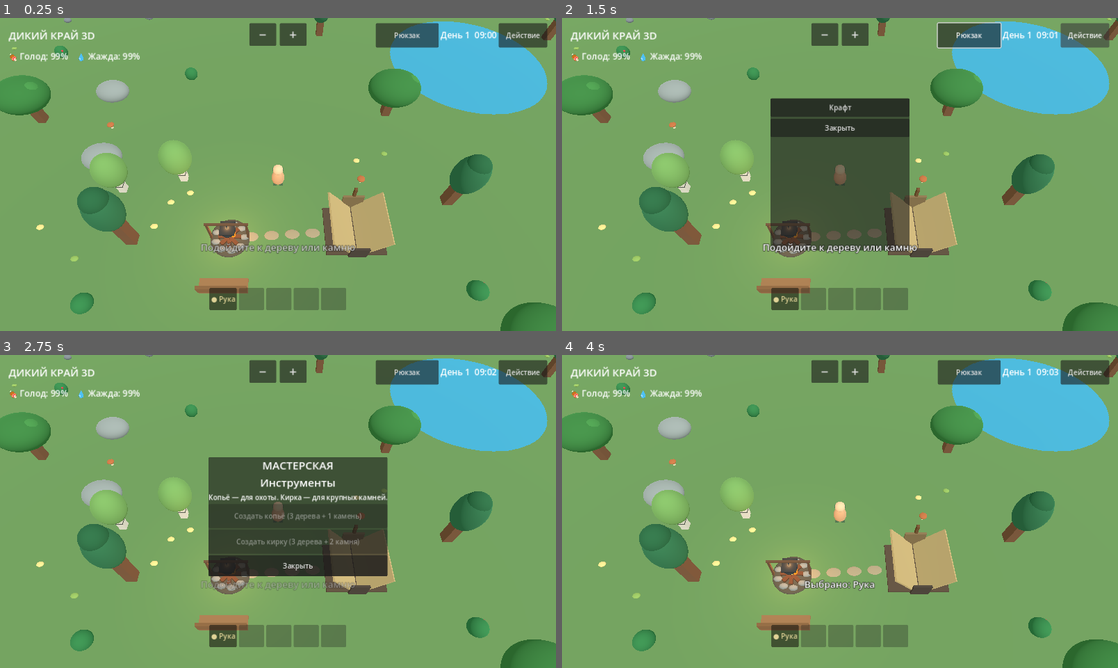
Above: before the commit, frames 1-4 (two rows, left to right).
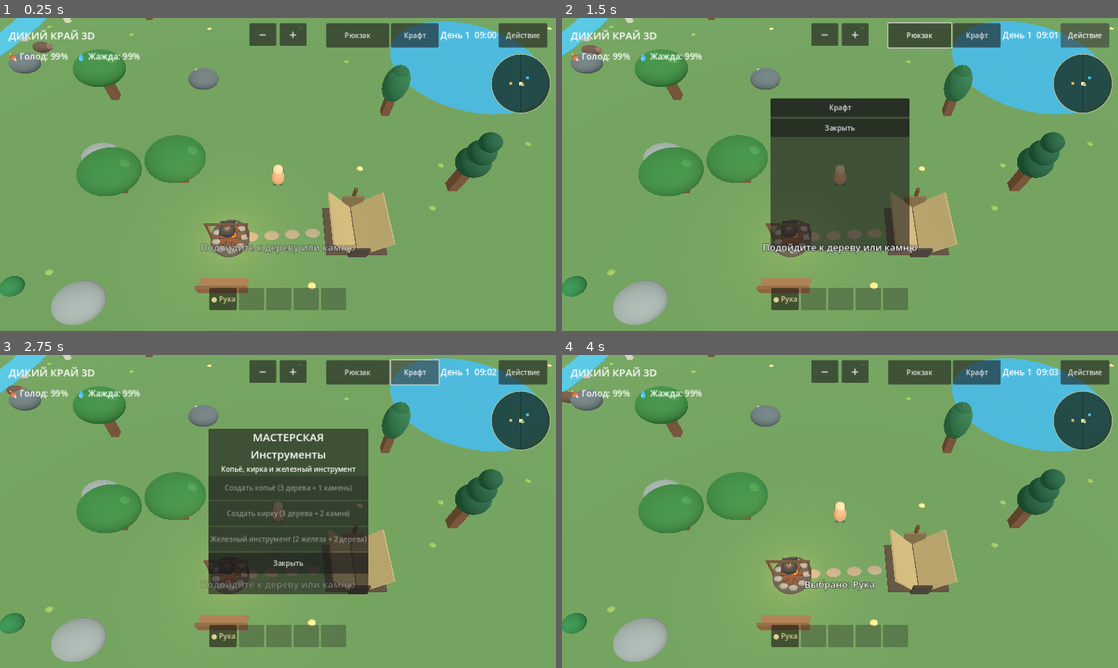
Above: after the commit, the same moments.

Repository: hjz2tz7cgv-ctrl/DikiyKrayGodot
Game: Godot game, scene res://scenes/main.tscn
The game is run twice, just before and just after one commit, with the same random seed, the same clock (stepped at 60 frames per second) and the same inputs.
Inputs:
- Up to frame 1 (0.25 s): no input
- Up to frame 2 (1.5 s): click "Рюкзак" at 0.5 s; click "Действие" at 1.25 s
- Up to frame 3 (2.75 s): click "Крафт" at 2 s
- Up to frame 4 (4 s): click "● Рука" at 2.75 s; click "Закрыть" at 3.5 s

The runs differ from the first frame. In frame 1, 14% of the frame differs, in the area x 0-100%, y 0-100%; in frame 2, 15%; in frame 3, 22%; in frame 4, 14%.

Commit message:
Add files via upload

Diff:
--- a/scripts/main.gd
+++ b/scripts/main.gd
@@ -35,13 +35,18 @@
 var drops: Array[Dictionary] = []
 var animals: Array[Dictionary] = []
 var scenery: Array[Node3D] = []
-var inventory := {"wood": 0, "stone": 0, "berry": 0, "meat": 0, "hide": 0, "mushroom": 0, "cooked_meat": 0}
+var inventory := {"wood": 0, "stone": 0, "berry": 0, "meat": 0, "hide": 0, "mushroom": 0, "cooked_meat": 0, "iron": 0, "silver": 0, "gold": 0}
 var hunger := 100.0
 var thirst := 100.0
 var survival_label: Label
 var survival_buttons: Array[Button] = []
 var has_spear := false
 var has_pickaxe := false
+var has_iron_tool := false
+var iron_recipe_button: Button
+var minimap: Control
+var minimap_dots: Array[Control] = []
+var stream_points: Array[Vector2] = []
 # Панель быстрого доступа: инструменты остаются собственностью игрока,
 # но выбираются здесь, без открытия рюкзака.
 var equipped_tool := "hand"
@@ -117,11 +122,13 @@
 func _ready() -> void:
     rng.seed = 20261017
     _create_world()
+    _create_stream_and_hills()
     _create_tent()
     _create_camp()
     _create_player()
     _create_camera()
     _create_resources()
+    _create_ore()
     _create_scenery()
     _create_animals()
     _create_ui()
@@ -175,6 +182,66 @@
     env.environment = e
     sky_environment = e
     add_child(env)
+
+func _stream_center_x(z: float) -> float:
+    return -25.0 + sin(z * 0.105) * 5.0 + sin(z * 0.24) * 1.8
+
+func _is_stream(pos: Vector2, margin: float = 0.0) -> bool:
+    return absf(pos.x - _stream_center_x(pos.y)) < 1.65 + margin and absf(pos.y) < 56.0
+
+func _create_stream_and_hills() -> void:
+    # Извилистый ручей из коротких плоских сегментов. Вода не требует шейдеров.
+    for i in range(56):
+        var z := -55.0 + float(i) * 2.0
+        var x := _stream_center_x(z)
+        var next_x := _stream_center_x(z + 2.0)
+        var direction := Vector2(next_x - x, 2.0)
+        var section := Node3D.new()
+        section.position = Vector3(x, -0.035, z + 1.0)
+        section.rotation.y = atan2(direction.x, direction.y)
+        add_child(section)
+        _mesh_box(section, Vector3(3.25, 0.045, 2.25), Vector3.ZERO, Color("48a8c4"))
+        if i % 3 == 0:
+            _mesh_sphere(section, 0.42, Vector3(-2.05, 0.18, 0), Color("939b92"), Vector3(1.5, 0.42, 0.8))
+            _mesh_sphere(section, 0.35, Vector3(2.05, 0.15, 0), Color("a2a69b"), Vector3(1.4, 0.45, 0.9))
+        stream_points.append(Vector2(x, z))
+    # Невысокие холмы и скальные выступы по краям карты.
+    for i in range(19):
+        var pos := Vector2(rng.randf_range(-56.0, 56.0), rng.randf_range(-56.0, 56.0))
+        if pos.length() < 16.0 or _is_lake(pos, 5.0) or _is_stream(pos, 5.0):
+            continue
+        var hill := Node3D.new()
+        hill.position = Vector3(pos.x, -0.1, pos.y)
+        add_child(hill)
+        var radius := rng.randf_range(2.2, 4.5)
+        _mesh_sphere(hill, radius, Vector3(0, 0.05, 0), Color("668956"), Vector3(1.45, 0.34, 1.1))
+        if i % 2 == 0:
+            _mesh_sphere(hill, radius * 0.57, Vector3(radius * 0.28, radius * 0.25, 0), Color("7d8580"), Vector3(1.1, 0.65, 0.9))
+        obstacles.append({"pos": pos, "radius": radius * 0.72, "node": hill})
+
+func _create_ore() -> void:
+    var types := ["iron", "silver", "gold"]
+    var colors := [Color("9c6b51"), Color("c1c8d0"), Color("d5ad3b")]
+    for i in range(30):
+        var kind: String = types[0] if i < 18 else types[1] if i < 26 else types[2]
+        var pos := Vector2.ZERO
+        var found := false
+        for attempt in range(100):
+            pos = _random_land_pos(55.0)
+            if _can_place(pos, 1.1) and (kind != "gold" or _is_stream(pos, 8.0)):
+                found = true
+                break
+        if not found:
+            continue
+        var ore := Node3D.new()
+        ore.position = Vector3(pos.x, 0, pos.y)
+        add_child(ore)
+        _mesh_sphere(ore, 1.1, Vector3(0, 0.62, 0), Color("626d70"), Vector3(1.2, 0.72, 1.0))
+        var color: Color = colors[types.find(kind)]
+        for j in range(5):
+            _mesh_sphere(ore, 0.23, Vector3(rng.randf_range(-0.65, 0.65), rng.randf_range(0.6, 1.05), rng.randf_range(-0.6, 0.6)), color)
+        obstacles.append({"pos": pos, "radius": 0.95, "node": ore})
+        resources.append({"kind": kind, "pos": pos, "node": ore, "duration": 6.0, "large": true, "alive": true})
 
 func _create_tent() -> void:
     # Палатка на стартовой поляне. Простая геометрия для WebGL/iPhone.
@@ -360,7 +427,7 @@
     return pos.distance_to(LAKE_CENTER) < LAKE_RADIUS + margin
 
 func _can_place(pos: Vector2, radius: float) -> bool:
-    if _is_lake(pos, radius + 0.3):
+    if _is_lake(pos, radius + 0.3) or _is_stream(pos, radius + 0.3):
         return false
     if pos.length() < 3.3 or pos.distance_to(TENT_POS) < radius + 3.5 or pos.distance_to(FIRE_POS) < radius + 3.2 or pos.distance_to(BENCH_POS) < radius + 2.4:
         return false
@@ -442,7 +509,7 @@
     # Небольшие декоративные поляны и цветы, не блокирующие движение.
     for i in range(95):
         var pos := _random_land_pos()
-        if _is_lake(pos, 0.5) or pos.length() < 3.0:
+        if _is_lake(pos, 0.5) or _is_stream(pos, 0.5) or pos.length() < 3.0:
             continue
         var tuft := Node3D.new()
         tuft.position = Vector3(pos.x, 0, pos.y)
@@ -539,7 +606,7 @@
     craft_button.text = "Крафт"
     craft_button.custom_minimum_size = Vector2(110, 56)
     craft_button.pressed.connect(_toggle_craft)
-    craft_button.visible = false
+    craft_button.visible = true
     top.add_child(craft_button)
     time_label = Label.new()
     time_label.add_theme_font_size_override("font_size", 20)
@@ -664,6 +731,7 @@
         quickbar.add_child(tool_button)
         quickbar_buttons[tool_id] = tool_button
     _refresh_quickbar()
+    _create_minimap(root)
     action_menu = PanelContainer.new()
     root.add_child(action_menu)
     action_menu.set_anchors_preset(Control.PRESET_CENTER)
@@ -685,8 +753,8 @@
     craft_panel.set_anchors_preset(Control.PRESET_CENTER)
     craft_panel.offset_left = -160
     craft_panel.offset_right = 160
-    craft_panel.offset_top = -125
-    craft_panel.offset_bottom = 125
+    craft_panel.offset_top = -190
+    craft_panel.offset_bottom = 190
     craft_panel.visible = false
     var craft_col := VBoxContainer.new()
     craft_panel.add_child(craft_col)
@@ -696,7 +764,7 @@
     craft_title.add_theme_font_size_override("font_size", 25)
     craft_col.add_child(craft_title)
     var craft_description := Label.new()
-    craft_description.text = "Копьё — для охоты. Кирка — для крупных камней."
+    craft_description.text = "Копьё, кирка и железный инструмент"
     craft_description.horizontal_alignment = HORIZONTAL_ALIGNMENT_CENTER
     craft_col.add_child(craft_description)
     craft_recipe_button = Button.new()
@@ -707,6 +775,10 @@
     pickaxe_recipe_button.custom_minimum_size.y = 55
     pickaxe_recipe_button.pressed.connect(_craft_pickaxe)
     craft_col.add_child(pickaxe_recipe_button)
+    iron_recipe_button = Button.new()
+    iron_recipe_button.custom_minimum_size.y = 55
+    iron_recipe_button.pressed.connect(_craft_iron_tool)
+    craft_col.add_child(iron_recipe_button)
     var craft_close := Button.new()
     craft_close.text = "Закрыть"
     craft_close.custom_minimum_size.y = 48
@@ -741,6 +813,63 @@
     sleep_fade.mouse_filter = Control.MOUSE_FILTER_IGNORE
     root.add_child(sleep_fade)
 
+func _create_minimap(root: Control) -> void:
+    # Круглая карта справа сверху. Точки не перехватывают касания.
+    minimap = Control.new()
+    minimap.set_anchors_preset(Control.PRESET_TOP_RIGHT)
+    minimap.offset_left = -150.0
+    minimap.offset_right = -12.0
+    minimap.offset_top = 82.0
+    minimap.offset_bottom = 220.0
+    minimap.mouse_filter = Control.MOUSE_FILTER_IGNORE
+    root.add_child(minimap)
+    var disc := Panel.new()
+    disc.position = Vector2.ZERO
+    disc.size = Vector2(138, 138)
+    disc.mouse_filter = Control.MOUSE_FILTER_IGNORE
+    var style := StyleBoxFlat.new()
+    style.bg_color = Color(0.10, 0.20, 0.16, 0.82)
+    style.corner_radius_top_left = 69
+    style.corner_radius_top_right = 69
+    style.corner_radius_bottom_left = 69
+    style.corner_radius_bottom_right = 69
+    style.border_width_left = 2
+    style.border_width_right = 2
+    style.border_width_top = 2
+    style.border_width_bottom = 2
+    style.border_color = Color("a6bd9c")
+    disc.add_theme_stylebox_override("panel", style)
+    minimap.add_child(disc)
+    # Маркеры создаются один раз и перемещаются при обновлении.
+    for i in range(4):
+        var dot := ColorRect.new()
+        dot.size = Vector2(8, 8) if i == 0 else Vector2(6, 6)
+        dot.color = Color("fff1a4") if i == 0 else Color("c8b180") if i == 1 else Color("4cb7d7") if i == 2 else Color("d9ad62")
+        dot.mouse_filter = Control.MOUSE_FILTER_IGNORE
+        minimap.add_child(dot)
+        minimap_dots.append(dot)
+    _update_minimap()
+
+func _update_minimap() -> void:
+    if minimap == null or player == null or minimap_dots.size() < 4:
+        return
+    var positions := [Vector2(player.position.x, player.position.z), TENT_POS, LAKE_CENTER, Vector2(_stream_center_x(0.0), 0.0)]
+    for i in range(4):
+        var point: Vector2 = positions[i]
+        minimap_dots[i].position = Vector2(69, 69) + point * 0.91 - minimap_dots[i].size * 0.5
+
+func _craft_iron_tool() -> void:
+    if has_iron_tool:
+        status_message = "Железный инструмент уже изготовлен"
+    elif inventory["iron"] >= 2 and inventory["wood"] >= 2:
+        inventory["iron"] -= 2
+        inventory["wood"] -= 2
+        has_iron_tool = true
+        status_message = "Железная кирка готова: руда добывается быстрее"
+    else:
+        status_message = "Нужно 2 железа и 2 дерева"
+    _update_ui()
+
 func _toggle_craft() -> void:
     craft_panel.visible = not craft_panel.visible
     if craft_panel.visible:
@@ -781,7 +910,7 @@
         var button: Button = quickbar_buttons[slot_ids[slot_index]]
         if slot_index < owned_tools.size():
             var tool_id: String = owned_tools[slot_index]
-            button.text = ("● " if equipped_tool == tool_id else "") + str(labels[tool_id])
+            button.text = ("● " if equipped_tool == tool_id else "") + ("Жел. кирка" if tool_id == "pickaxe" and has_iron_tool else str(labels[tool_id]))
             button.disabled = false
             button.modulate = Color(1.0, 0.94, 0.67) if equipped_tool == tool_id else Color(1, 1, 1)
             # При заполнении слотов переназначаем действие на нужный инструмент.
@@ -877,11 +1006,16 @@
         var minute := int((day_clock - floor(day_clock)) * 60.0)
         time_label.text = "День %d  %02d:%02d" % [day_count, hour, minute]
     bag_label.text = "РЮКЗАК\nДерево: %d    Камень: %d\nЯгоды: %d    Грибы: %d\nМясо: %d    Жареное: %d\nШкуры: %d    К …(235 unchanged characters)…
+    bag_label.text += "\nЖелезо: %d  Серебро: %d  Золото: %d\nЖелезный инструмент: %s" % [inventory["iron"], inventory["silver"], inventory["gold"], "есть" if has_iron_tool else "нет"]
     if quickbar != null:
         _refresh_quickbar()
+    _update_minimap()
     if craft_recipe_button != null:
         craft_recipe_button.text = "Копьё уже создано" if has_spear else "Создать копьё (3 дерева + 1 камень)"
         craft_recipe_button.disabled = has_spear or inventory["wood"] < 3 or inventory["stone"] < 1
+    if iron_recipe_button != null:
+        iron_recipe_button.text = "Железный инструмент готов" if has_iron_tool else "Железный инструмент (2 железа + 2 дерева)"
+        iron_recipe_button.disabled = has_iron_tool or inventory["iron"] < 2 or inventory["wood"] < 2
     if pickaxe_recipe_button != null:
         pickaxe_recipe_button.text = "Кирка уже создана" if has_pickaxe else "Создать кирку (3 дерева + 2 камня)"
         pickaxe_recipe_button.disabled = has_pickaxe or inventory["wood"] < 3 or inventory["stone"] < 2
@@ -1041,6 +1175,8 @@
                     nearby_button.text = "Срубить дерево"
                 elif kind == "rock":
                     nearby_button.text = "Добыть крупный камень (кирка)" if resources[index].get("large", false) else "Подобрать маленький камень"
+                elif kind == "iron" or kind == "silver" or kind == "gold":
+                    nearby_button.text = "Добыть руду (кирка)"
                 elif kind == "berry":
                     nearby_button.text = "Собрать ягоды"
                 elif kind == "mushroom":
@@ -1174,7 +1310,7 @@
 func _begin_mining(index: int) -> void:
     if index < 0 or index >= resources.size() or not bool(resources[index]["alive"]):
         return
-    if resources[index]["kind"] == "rock" and bool(resources[index].get("large", false)) and (not has_pickaxe or equipped_tool != "pickaxe"):
+    if (resources[index]["kind"] == "rock" and bool(resources[index].get("large", false)) or resources[index]["kind"] == "iron" or resources[index]["kind"] == "silver" or resources[index]["kind"] == "gold") and (not has_pickaxe or equipped_tool != "pickaxe"):
         status_message = "Для большого камня выбери кирку в нижней панели (крафт: 3 дерева + 2 камня)"
         _update_ui()
         return
@@ -1197,11 +1333,11 @@
     for i in range(obstacles.size() - 1, -1, -1):
         if obstacles[i]["node"] == r["node"]:
             obstacles.remove_at(i)
-    var kind: String = "wood" if r["kind"] == "tree" else "stone" if r["kind"] == "rock" else "mushroom" if r["kind"] == "mushroom" else "berry"
+    var kind: String = "wood" if r["kind"] == "tree" else "stone" if r["kind"] == "rock" else "mushroom" if r["kind"] == "mushroom" else str(r["kind"]) if r["kind"] == "iron" or r["kind"] == "silver" or r["kind"] == "gold" else "berry"
     var drop := Node3D.new()
     drop.position = Vector3(r["pos"].x, 0.35, r["pos"].y)
     add_child(drop)
-    _mesh_sphere(drop, 0.28, Vector3.ZERO, Color("bd8b52") if kind == "wood" else Color("c0c5c8") if kind == "stone" else Color("bd394e"))
+    _mesh_sphere(drop, 0.28, Vector3.ZERO, Color("bd8b52") if kind == "wood" else Color("c0c5c8") if kind == "stone" else Color("a57859") if kind == "iron" else Color("d0d6dd") if kind == "silver" else Color("e2bc48") if kind == "gold" else Color("bd394e"))
     drops.append({"kind": kind, "pos": r["pos"], "node": drop})
     status_message = "Ресурс выпал — нажми на него"
     _stop_mining()
@@ -1247,7 +1383,7 @@
     if absf(pos.x) > WORLD_LIMIT or absf(pos.y) > WORLD_LIMIT:
         return true
     # На берег можно зайти немного, но глубже 0.45 м — нельзя.
-    if _is_lake(pos, radius - 0.45):
+    if _is_lake(pos, radius - 0.45) or _is_stream(pos, radius - 0.45):
         return true
     for obstacle in obstacles:
         if pos.distance_to(obstacle["pos"]) < radius + obstacle["radius"]:
@@ -1372,7 +1508,9 @@
             status_message = "Слишком далеко — добыча прервана"
             _update_ui()
         else:
-            mining_progress += delta
+            var ore_kind: String = str(resources[target_resource]["kind"])
+            var ore_bonus := 1.7 if has_iron_tool and (ore_kind == "iron" or ore_kind == "silver" or ore_kind == "gold") else 1.0
+            mining_progress += delta * ore_bonus
             if not cooking_active:
                 progress_bar.visible = true
                 progress_bar.value = 100.0 * mining_progress / resources[target_resource]["duration"]
